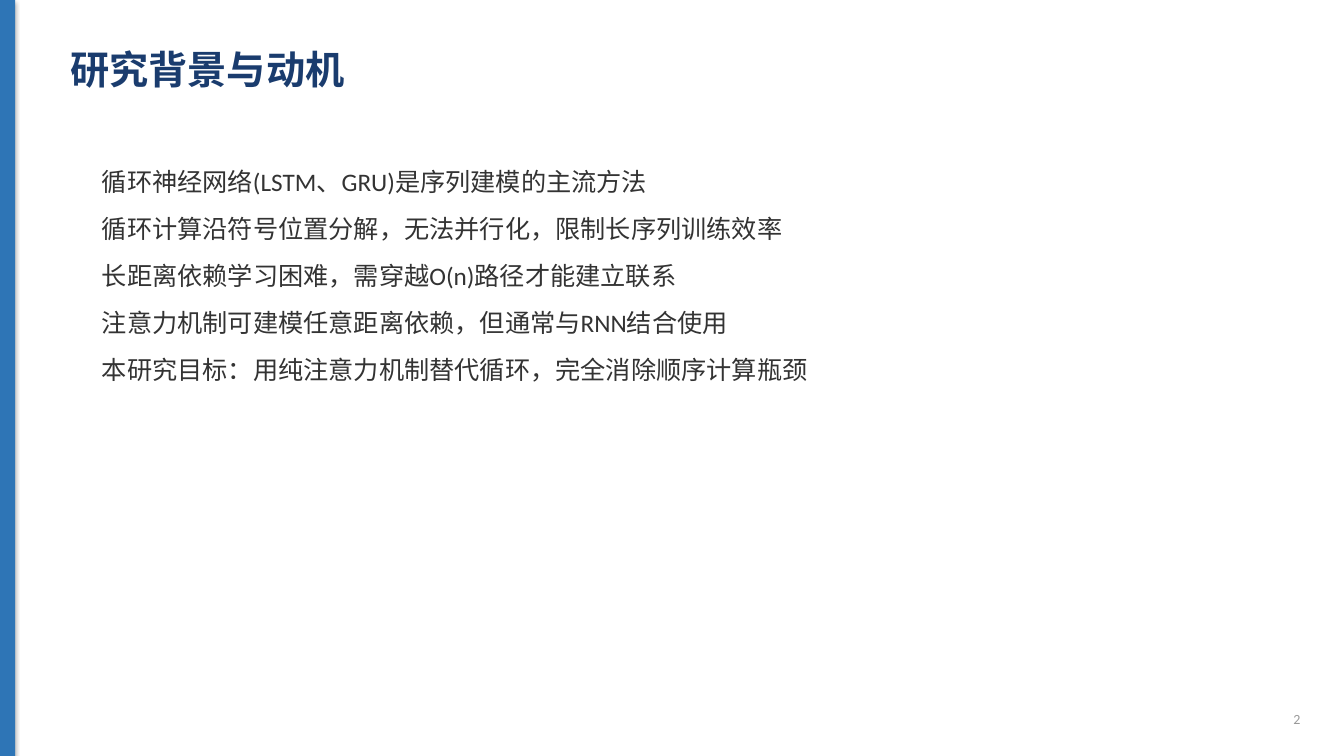
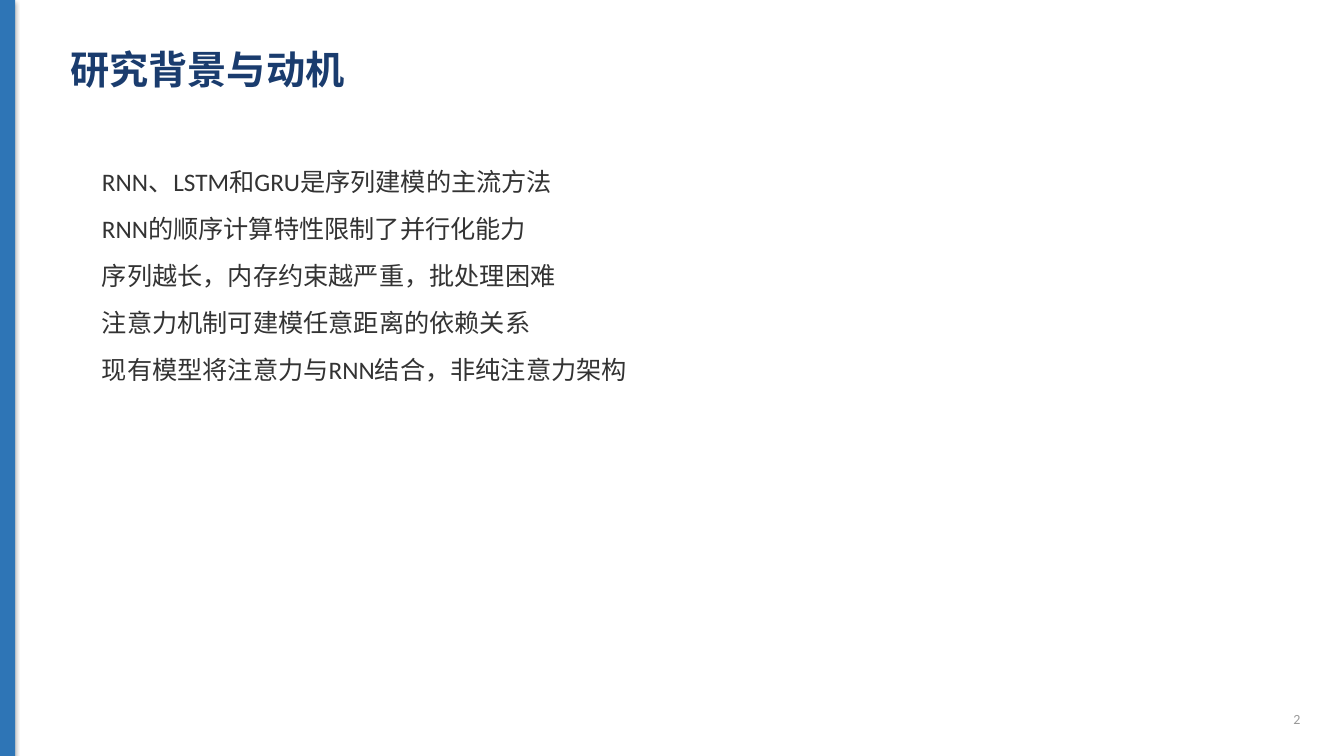
Before and after one commit to bcefghj/scholarflow, a slide deck: slide 2 of examples/attention_is_all_you_need/slides.pptx. Drawn at 1344x756 pixels with LibreOffice and Linux fonts; fonts in the diff are those of the drawing. Boxes give left, top, right and bottom in pixels: in the first picture for what was removed or moved away, otherwise in the second. Text is boxed around its words. In the diff, an @@ line names an element or a change of style, - is before the commit and + after.

```diff
--- a/examples/attention_is_all_you_need/slides.pptx
+++ b/examples/attention_is_all_you_need/slides.pptx
@@ text at (x1=102, y1=170, x2=627, y2=382): text changed @@
-循环神经网络(LSTM、GRU)是序列建模的主流方法
-循环计算沿符号位置分解，无法并行化，限制长序列训练效率
-长距离依赖学习困难，需穿越O(n)路径才能建立联系
-注意力机制可建模任意距离依赖，但通常与RNN结合使用
-本研究目标：用纯注意力机制替代循环，完全消除顺序计算瓶颈
+RNN、LSTM和GRU是序列建模的主流方法
+RNN的顺序计算特性限制了并行化能力
+序列越长，内存约束越严重，批处理困难
+注意力机制可建模任意距离的依赖关系
+现有模型将注意力与RNN结合，非纯注意力架构
```
Also in this commit, not shown: 7 other slides changed, 5 slides added, 4 slides removed, 39 other files.
